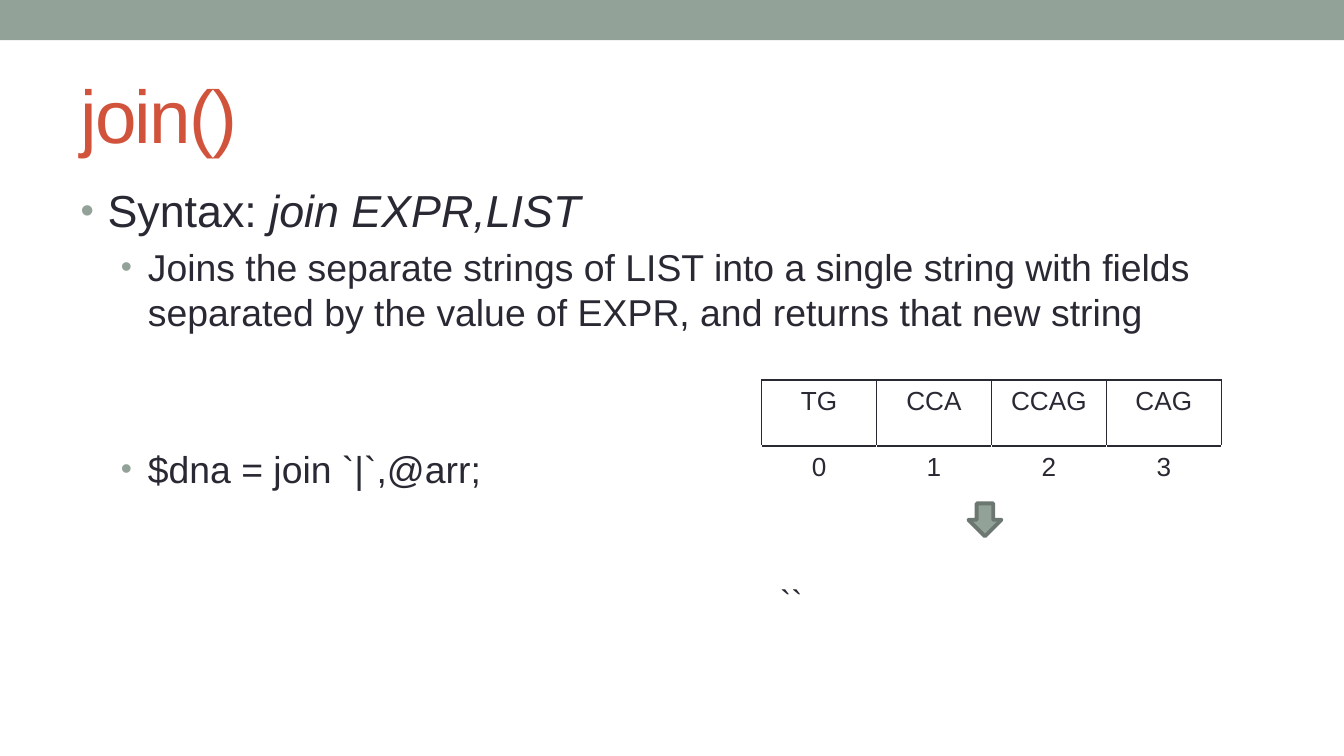
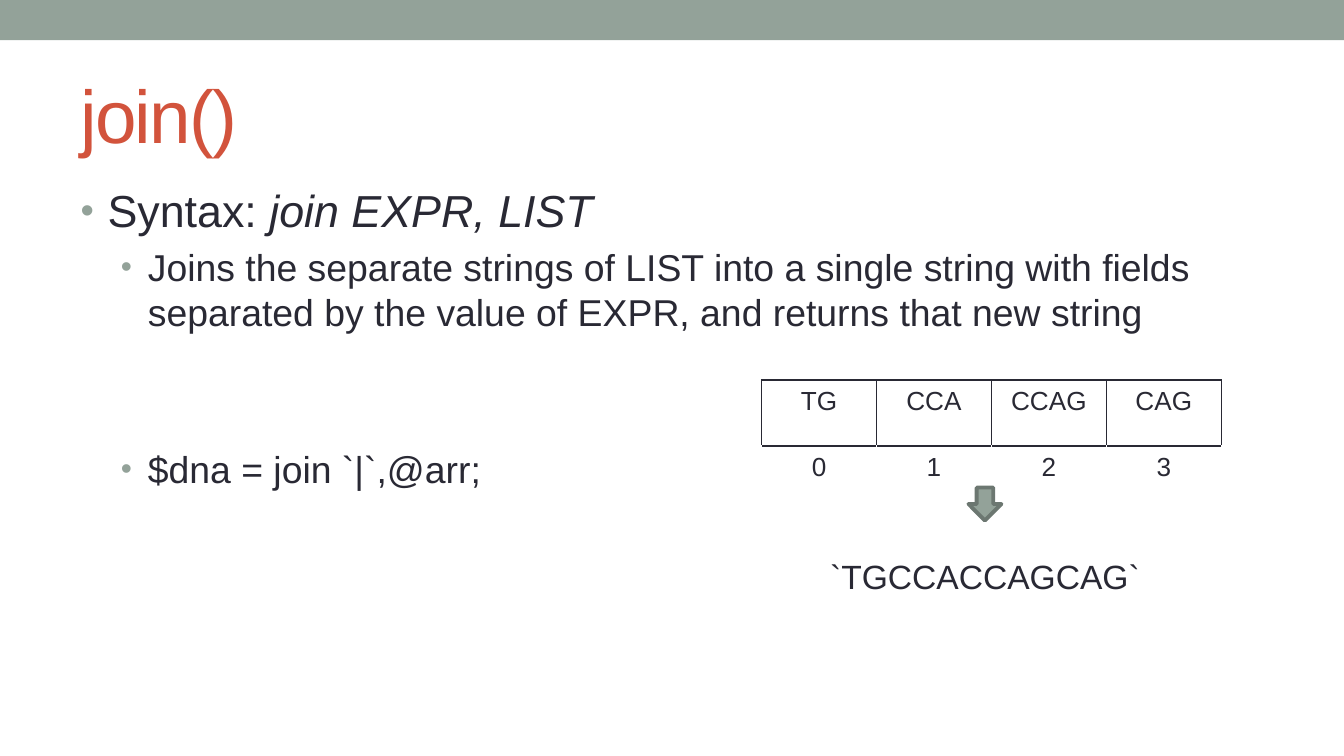
Before and after one commit to kanhu-pcr-code/bioinfo-PERL-course, a slide deck: slide 17 of PPTs/Operations_on_variables.pptx. Drawn at 1344x756 pixels with LibreOffice and Linux fonts; fonts in the diff are those of the drawing. Boxes give left, top, right and bottom in pixels: in the first picture for what was removed or moved away, otherwise in the second. Text is boxed around its words. In the diff, an @@ line names an element or a change of style, - is before the commit and + after.

```diff
--- a/PPTs/Operations_on_variables.pptx
+++ b/PPTs/Operations_on_variables.pptx
@@ text at [108,194,593,236]: spaces changed @@
-• Syntax: join EXPR,LIST
+• Syntax: join EXPR, LIST
@@ down arrow: place and size @@
-down arrow at [969,504,1003,538]
+down arrow at [969,488,1003,521]
@@ text at [830,564,1140,590]: text changed @@
-``
+`TGCCACCAGCAG`
```
Also in this commit, not shown: 2 other slides changed, 15 slides added, 5 other files.
